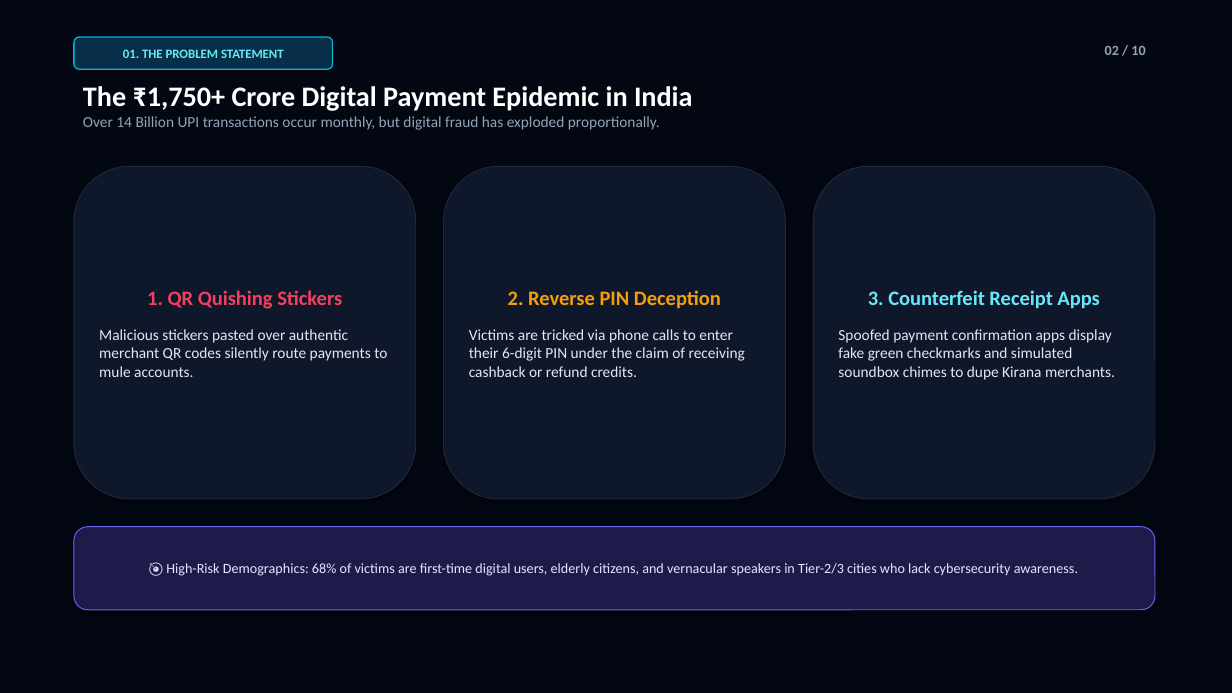
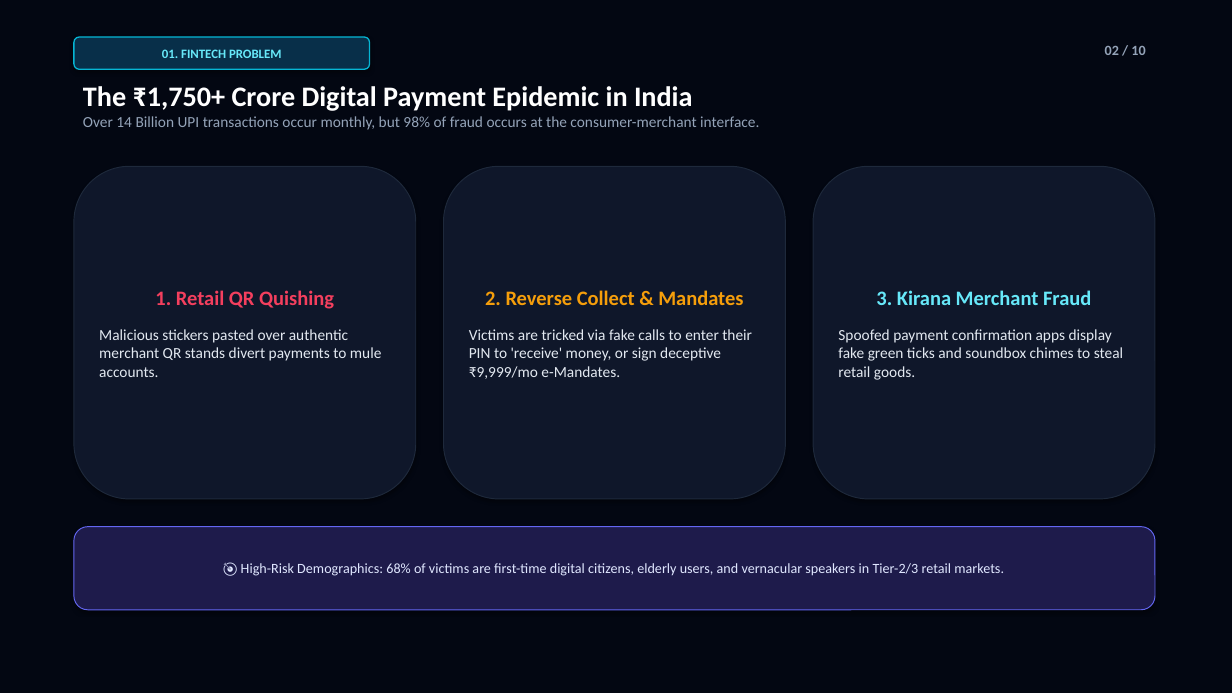
Before and after one commit to dineshkumarc-1/aegispay-iqoo-hackathon, a slide deck: slide 2 of AegisPay_Pitch_Deck.pptx. Drawn at 1232x693 pixels with LibreOffice and Linux fonts; fonts in the diff are those of the drawing. Boxes give left, top, right and bottom in pixels: in the first picture for what was removed or moved away, otherwise in the second. Text is boxed around its words. In the diff, an @@ line names an element or a change of style, - is before the commit and + after.

Commit message:
feat(fintech): align all pitch decks, pptx, and prototypes tightly around FinTech & Commerce UPI lifecycle protection

```diff
--- a/AegisPay_Pitch_Deck.pptx
+++ b/AegisPay_Pitch_Deck.pptx
@@ rounded rectangle "01. FINTECH PROBLEM": place and size @@
-rounded rectangle "01. FINTECH PROBLEM" at [74, 37, 333, 69]
+rounded rectangle "01. FINTECH PROBLEM" at [74, 37, 370, 69]
@@ text in rounded rectangle at [162, 49, 282, 58]: text changed @@
-01. THE PROBLEM STATEMENT
+01. FINTECH PROBLEM
@@ text at [83, 116, 759, 130]: text changed @@
-Over 14 Billion UPI transactions occur monthly, but digital fraud has exploded proportionally.
+Over 14 Billion UPI transactions occur monthly, but 98% of fraud occurs at the consumer-merchant interface.
@@ text in rounded rectangle at [99, 290, 382, 377]: text changed @@
-1. QR Quishing Stickers
-Malicious stickers pasted over authentic merchant QR codes silently route payments to mule accounts.
+1. Retail QR Quishing
+Malicious stickers pasted over authentic merchant QR stands divert payments to mule accounts.
@@ text in rounded rectangle at [469, 290, 752, 379]: text changed @@
-2. Reverse PIN Deception
-Victims are tricked via phone calls to enter their 6-digit PIN under the claim of receiving cashback or refund credits.
+2. Reverse Collect & Mandates
+Victims are tricked via fake calls to enter their PIN to 'receive' money, or sign deceptive ₹9,999/mo e-Mandates.
@@ text in rounded rectangle at [838, 290, 1123, 380]: text changed @@
-3. Counterfeit Receipt Apps
-Spoofed payment confirmation apps display fake green checkmarks and simulated soundbox chimes to dupe Kirana merchants.
+3. Kirana Merchant Fraud
+Spoofed payment confirmation apps display fake green ticks and soundbox chimes to steal retail goods.
@@ text in rounded rectangle at [241, 563, 1004, 576]: text changed @@
-🎯 High-Risk Demographics: 68% of victims are first-time digital users, elderly citizens, and vernacular speakers in Tier-2/3 cities who lack cybersecurity awareness.
+🎯 High-Risk Demographics: 68% of victims are first-time digital citizens, elderly users, and vernacular speakers in Tier-2/3 retail markets.
```
Also in this commit, not shown: 9 other slides changed, 2 other files.
